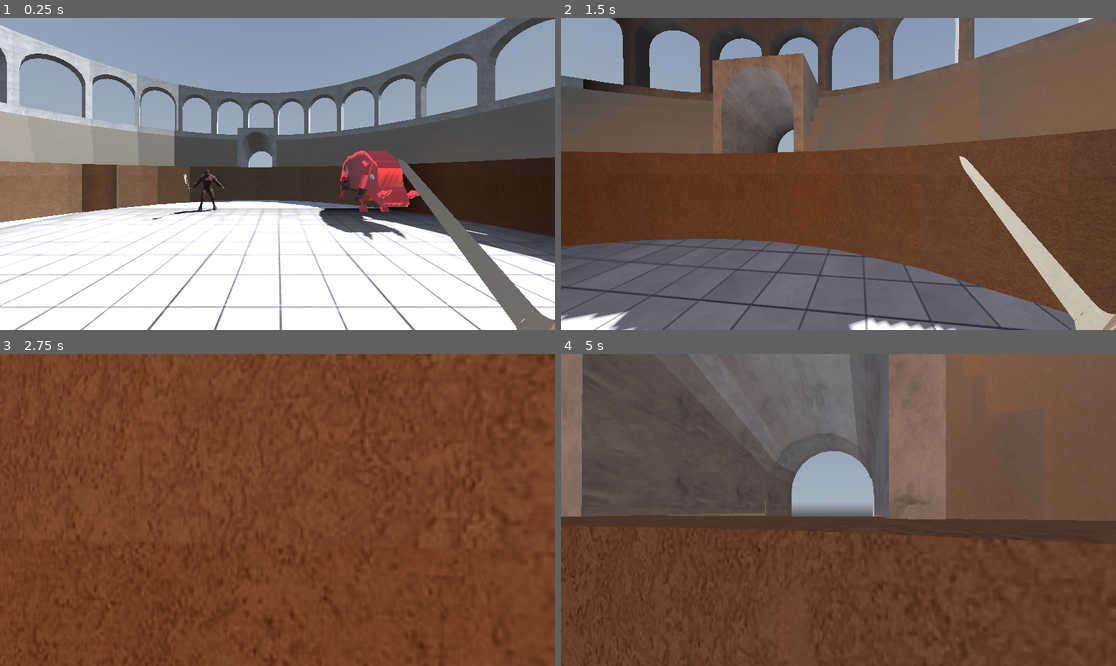
Above: before the commit, frames 1-4 (two rows, left to right).
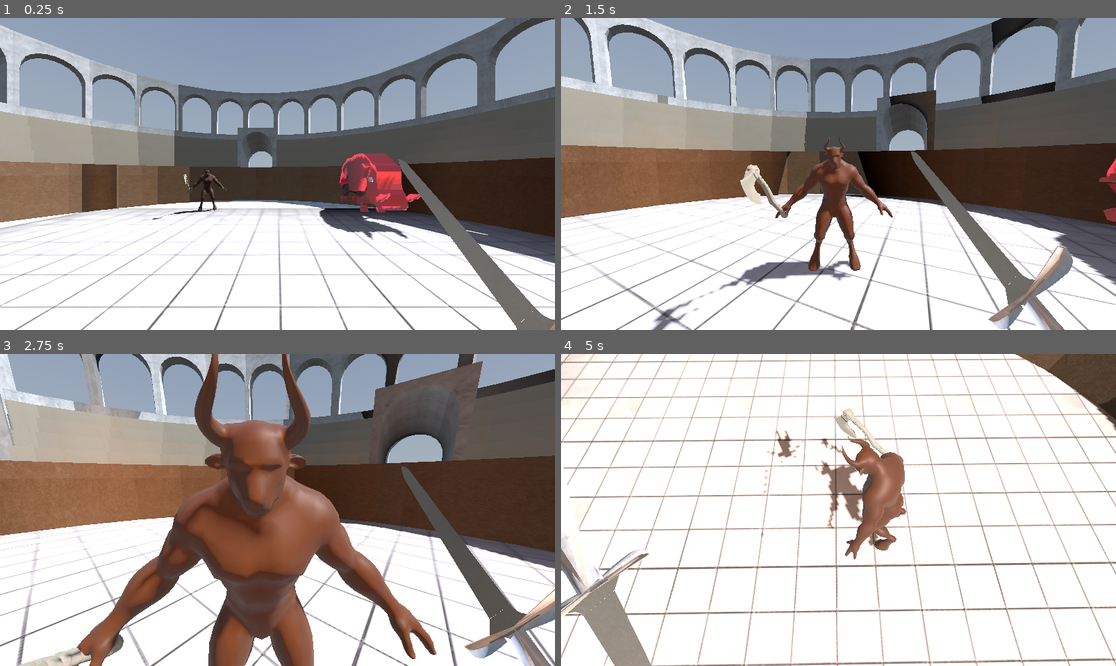
Above: after the commit, the same moments.

Repository: martinsi26/3DGameDesign
Game: Godot game, scene res://Scenes/Sandbox.tscn
The game is run twice, just before and just after one commit, with the same random seed, the same clock (stepped at 60 frames per second) and the same inputs. A sky picture missing from this copy of the repository is replaced by a grey-blue gradient.
Inputs (mouse positions are in pixels of both pictures, inside the frame that each line leads up to):
- Up to frame 1 (0.25 s): no input
- Up to frame 2 (1.5 s): move the mouse to (866, 174) at 0.52 s; hold W (move_forward) from 0.53 s (still down); tap Q (lock) at 0.6 s; tap Space (jump) at 0.77 s; move the mouse to (810, 174) at 1.27 s; tap Ctrl (crouch) at 1.35 s
- Up to frame 3 (2.75 s): keep holding W (move_forward); tap Space (jump) at 1.52 s; tap Q (lock) at 1.55, 2.1 s; move the mouse to (288, 503) at 2.02 s
- Up to frame 4 (5 s): keep holding W (move_forward); move the mouse to (832, 516) at 2.77 s; tap Shift (sprint) at 2.85 s; tap Space (jump) at 3.02, 3.77, 4.52 s; tap Q (lock) at 3.05, 3.6, 4.55 s; move the mouse to (877, 513) at 3.52 s; move the mouse to (794, 506) at 4.27 s; tap Ctrl (crouch) at 4.35 s

The runs differ from the first frame. In frame 1, 1.0% of the frame differs, in the area x 57-76%, y 42-72%; in frame 2, 90%; in frame 3, 92%; in frame 4, 99%, in the area x 0-100%, y 0-100%.

Commit message:
added in animations fully and collisions(star)

Diff:
--- a/3dgamedesign/Scenes/Enemy/Boar.gd
+++ b/3dgamedesign/Scenes/Enemy/Boar.gd
@@ -1,7 +1,6 @@
 class_name Boar extends Enemy
 
 @onready var navigation_agent_3d: NavigationAgent3D = $NavigationAgent3D
-@onready var state_machine = $AnimationTree["parameters/playback"]
 
 # move the enemy to point towards the player
 func enemy_follow_player(player) -> void:
--- a/3dgamedesign/Scenes/Enemy/Boar.tscn
+++ b/3dgamedesign/Scenes/Enemy/Boar.tscn
@@ -71,22 +71,54 @@
 switch_mode = 2
 advance_mode = 2
 
+[sub_resource type="AnimationNodeStateMachineTransition" id="AnimationNodeStateMachineTransition_rw7c1"]
+switch_mode = 2
+advance_mode = 2
+
+[sub_resource type="AnimationNodeStateMachineTransition" id="AnimationNodeStateMachineTransition_5ugho"]
+switch_mode = 2
+advance_mode = 2
+
+[sub_resource type="AnimationNodeStateMachineTransition" id="AnimationNodeStateMachineTransition_82ufp"]
+switch_mode = 2
+advance_mode = 2
+
+[sub_resource type="AnimationNodeStateMachineTransition" id="AnimationNodeStateMachineTransition_6qajk"]
+switch_mode = 2
+advance_mode = 2
+
+[sub_resource type="AnimationNodeStateMachineTransition" id="AnimationNodeStateMachineTransition_rj7xv"]
+switch_mode = 2
+advance_mode = 2
+
+[sub_resource type="AnimationNodeStateMachineTransition" id="AnimationNodeStateMachineTransition_scw73"]
+switch_mode = 2
+advance_mode = 2
+
+[sub_resource type="AnimationNodeStateMachineTransition" id="AnimationNodeStateMachineTransition_voayn"]
+switch_mode = 2
+advance_mode = 2
+
+[sub_resource type="AnimationNodeStateMachineTransition" id="AnimationNodeStateMachineTransition_181l7"]
+switch_mode = 2
+advance_mode = 2
+
 [sub_resource type="AnimationNodeStateMachine" id="AnimationNodeStateMachine_om8sx"]
-states/End/position = Vector2(591.125, -80.3438)
+states/End/position = Vector2(588.969, 128.656)
 states/attack/node = SubResource("AnimationNodeAnimation_eb5ct")
-states/attack/position = Vector2(726.5, 100.062)
+states/attack/position = Vector2(795, 310.719)
 states/block/node = SubResource("AnimationNodeAnimation_cjwgi")
-states/block/position = Vector2(858.5, 101.578)
+states/block/position = Vector2(848.5, 50.078)
 states/idle/node = SubResource("AnimationNodeAnimation_uao04")
-states/idle/position = Vector2(339.5, 100.125)
+states/idle/position = Vector2(346.5, 48.1015)
 states/run/node = SubResource("AnimationNodeAnimation_e2767")
-states/run/position = Vector2(591.312, 28.4375)
+states/run/position = Vector2(590.64, -60.5625)
 states/walk/node = SubResource("AnimationNodeAnimation_f0cui")
-states/walk/position = Vector2(462, 99.875)
-transitions = ["Start", "idle", SubResource("AnimationNodeSt …(809 unchanged characters)… mationNodeStateMachineTransition_jc1l5")]
-graph_offset = Vector2(225.6, -93.0601)
-
-[node name="Boar" type="CharacterBody3D"]
+states/walk/position = Vector2(383.5, 311.375)
+transitions = ["Start", "idle", SubResource("AnimationNodeSt …(809 unchanged characters)… mationNodeStateMachineTransition_jc1l5"), "walk", "idle", SubResource("AnimationNodeStateMachineTransition_rw7c1"), "idle", "End", SubResource("AnimationNodeStateMachineTransition_5ugho"), "block", "End", SubResource("AnimationNodeStateMachineTransition_82ufp"), "attack", "run", SubResource("AnimationNodeStateMachineTransition_6qajk"), "run", "idle", SubResource("AnimationNodeStateMachineTransition_rj7xv"), "idle", "run", SubResource("AnimationNodeStateMachineTransition_scw73"), "block", "run", SubResource("AnimationNodeStateMachineTransition_voayn"), "run", "block", SubResource("AnimationNodeStateMachineTransition_181l7")]
+graph_offset = Vector2(155.1, 19.3874)
+
+[node name="Boar" type="CharacterBody3D" groups=["Enemy"]]
 collision_layer = 8
 script = ExtResource("1_j6rep")
 
@@ -98,42 +130,42 @@
 bones/0/position = Vector3(-0.982528, 1.60596, -0.0432069)
 bones/0/rotation = Quaternion(-0.000134916, -0.00544725, -0.0247674, 0.999678)
 bones/0/scale = Vector3(1, 1, 1)
-bones/1/rotation = Quaternion(0.501892, 0.52898, 0.448405, -0.516931)
-bones/2/rotation = Quaternion(0.00204938, 0.00618393, 0.0016656, 0.999977)
+bones/1/rotation = Quaternion(0.477533, 0.538633, 0.427668, -0.546751)
+bones/2/rotation = Quaternion(0.0020496, 0.00618393, 0.00166578, 0.999977)
 bones/2/scale = Vector3(1, 1, 1)
-bones/3/rotation = Quaternion(-0.100504, -0.944506, -0.312681, 0.0061165)
-bones/4/rotation = Quaternion(0.618291, 0.435369, 0.546726, -0.359528)
-bones/5/rotation = Quaternion(-0.0018644, -7.58446e-08, -0.000226547, 0.999998)
-bones/6/rotation = Quaternion(0.0160334, -0.915436, -0.38111, 0.128353)
+bones/3/rotation = Quaternion(-0.103633, -0.956327, -0.273095, -0.0108958)
+bones/4/rotation = Quaternion(0.582328, 0.490144, 0.495999, -0.417897)
+bones/5/rotation = Quaternion(-0.146495, -7.16536e-08, -0.0178009, 0.989051)
+bones/6/rotation = Quaternion(0.0363023, -0.896881, -0.418589, 0.138091)
 bones/6/scale = Vector3(1, 1, 1)
 bones/7/rotation = Quaternion(-0.0039415, -5.59095e-08, -0.361662, 0.932301)
 bones/8/rotation = Quaternion(-0.000254607, 2.80174e-07, -0.0233619, 0.999727)
 bones/8/scale = Vector3(1, 1, 1)
-bones/9/rotation = Quaternion(-0.496399, -0.49014, -0.551066, 0.457905)
+bones/9/rotation = Quaternion(0.497455, 0.506296, 0.550925, -0.438959)
 bones/9/scale = Vector3(1, 1, 1)
-bones/10/rotation = Quaternion(0.266766, 0.00405815, 0.29538, 0.917371)
-bones/11/rotation = Quaternion(0.240113, 0.955161, 0.111283, 0.132774)
+bones/10/rotation = Quaternion(0.27123, 0.00404525, 0.300322, 0.914453)
+bones/11/rotation = Quaternion(0.242335, 0.956999, 0.113919, 0.111575)
 bones/11/scale = Vector3(1, 1, 1)
-bones/12/rotation = Quaternion(0.524001, 0.417922, 0.550858, -0.497313)
+bones/12/rotation = Quaternion(0.549685, 0.398901, 0.567822, -0.465084)
 bones/12/scale = Vector3(1, 1, 1)
-bones/13/rotation = Quaternion(-0.307301, 2.34111e-07, -0.0373407, 0.950879)
-bones/14/rotation = Quaternion(0.0431876, -0.827064, -0.560367, 0.00945481)
+bones/13/rotation = Quaternion(-0.246468, 2.41329e-07, -0.0299487, 0.968688)
+bones/14/rotation = Quaternion(0.0408586, -0.836066, -0.546798, 0.0183237)
 bones/14/scale = Vector3(1, 1, 1)
 bones/15/scale = Vector3(1, 1, 1)
-bones/16/position = Vector3(0.0119478, 2.65907, 0.161305)
+bones/16/position = Vector3(0.0119014, 2.70654, 0.1516)
 bones/16/scale = Vector3(1, 1, 1)
 bones/17/position = Vector3(-0.270936, 1.67241, 0.150817)
 bones/17/rotation = Quaternion(0.0475726, 0.694921, 0.019078, 0.717257)
 bones/17/scale = Vector3(1, 1, 1)
-bones/18/position = Vector3(-0.0663494, 1.26014, 0.207011)
+bones/18/position = Vector3(-0.0654183, 1.33246, 0.202504)
 bones/18/rotation = Quaternion(0.727624, 0.0303727, -0.684512, -0.0329245)
 bones/18/scale = Vector3(1, 1, 1)
 bones/19/rotation = Quaternion(0.0169582, 0.727634, -0.0159778, 0.685569)
 bones/19/scale = Vector3(1, 1, 1)
-bones/20/position = Vector3(-0.0414785, 2.64971, -0.308297)
+bones/20/position = Vector3(-0.0418533, 2.64662, -0.295435)
 bones/20/scale = Vector3(1, 1, 1)
 bones/21/scale = Vector3(1, 1, 1)
-bones/22/position = Vector3(-0.10396, 1.28757, -0.287866)
+bones/22/position = Vector3(-0.109048, 1.25382, -0.285397)
 bones/22/rotation = Quaternion(0.727624, 0.0303728, -0.684512, -0.0329245)
 bones/22/scale = Vector3(1, 1, 1)
 
--- a/3dgamedesign/Scripts/EnemyStateScripts/AttackBoarState.gd
+++ b/3dgamedesign/Scripts/EnemyStateScripts/AttackBoarState.gd
@@ -1,4 +1,6 @@
 class_name AttackBoarState extends EnemyState
+
+@onready var state = $"../../AnimationTree"["parameters/playback"]
 
 @export var SPEED: float = 0.0  # Speed of the enemy
 @export var ACCELERATION: float = 0.1
@@ -21,6 +23,7 @@
 
 	if attack_finished and player_outside_range:
 		transition.emit("IdleBoarState")
+		state.set("idle", true)
 	elif attack_finished and !player_outside_range:
 		attack_finished = false
 		attack()
--- a/3dgamedesign/Scripts/EnemyStateScripts/ChargeBoarState.gd
+++ b/3dgamedesign/Scripts/EnemyStateScripts/ChargeBoarState.gd
@@ -1,4 +1,6 @@
 class_name ChargeBoarState extends EnemyState
+
+@onready var state = $"../../AnimationTree"["parameters/playback"]
 
 @export var SPEED: float = 3.0  # Speed of the enemy
 @export var ACCELERATION: float = 0.1
@@ -28,4 +30,5 @@
 	#ANIMATION.speed_scale = lerp(0.0, TOP_ANIM_SPEED, alpha)
 
 func _on_area_3d_body_entered(body: Node3D) -> void:
+	state.set("attack", true)
 	transition.emit("AttackBoarState")
--- a/3dgamedesign/Scripts/EnemyStateScripts/IdleBoarState.gd
+++ b/3dgamedesign/Scripts/EnemyStateScripts/IdleBoarState.gd
@@ -1,11 +1,14 @@
 class_name IdleBoarState extends EnemyState
 
+@onready var state = $"../../AnimationTree"["parameters/playback"]
 
 @export var SPEED: float = 0
 @export var ACCELERATION: float = 0.1
 @export var DECELERATION: float = 0.25
 
 func update(delta):
+	state.set("idle", true)
+
 	#ENEMY.enemy_follow_player(PLAYER)
 	#ENEMY.update_gravity(delta)
 	#ENEMY.update_velocity()
Not shown: 1 places in 3dgamedesign/Scenes/Enemy/Boar.tscn that only renumber resources
